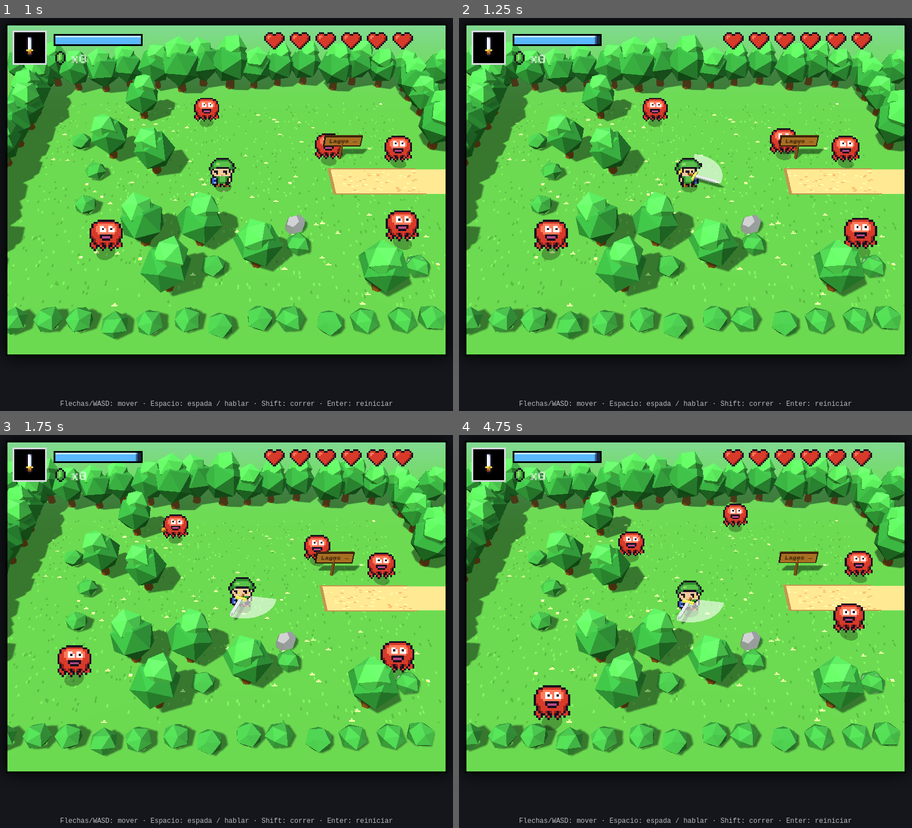
Above: before the commit, frames 1-4 (two rows, left to right).
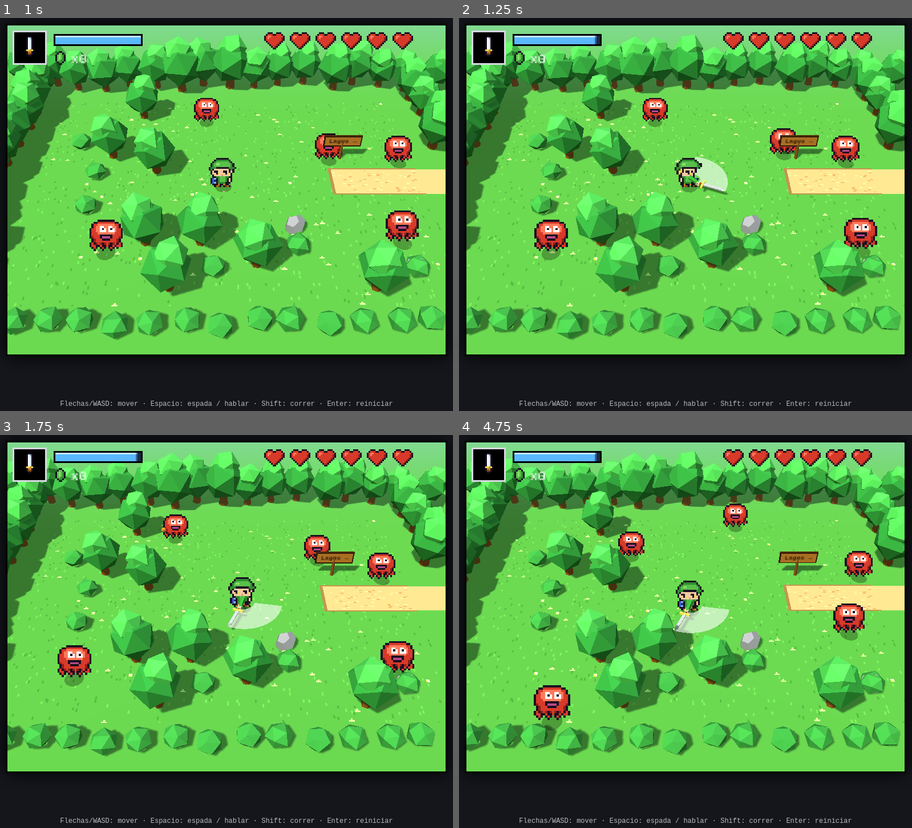
Above: after the commit, the same moments.

Repository: angelo12358/mi-juego-zelda
Game: browser game, page index.html
Same seed, same stepped clock (60 frames per second), same inputs: the game is played once before the commit and once after it.
Inputs (mouse positions are in pixels of both pictures, inside the frame that each line leads up to):
- Up to frame 1 (1 s): click (226, 190) at 0.27 s
- Up to frame 2 (1.25 s): hold Right from 1.03 s (still down); tap Space at 1.1 s
- Up to frame 3 (1.75 s): release Right at 1.53 s; hold Down from 1.58 s (still down); tap Space at 1.6 s
- Up to frame 4 (4.75 s): release Down at 1.85 s; hold Left 1.9-2.47 s; tap Space every 0.5 s from 2.1 to 4.6 s; hold Up 2.52-2.82 s; hold Right 2.87-3.53 s; hold Up 3.58-3.82 s; hold Left 3.87-4.3 s; hold Down 4.35-4.68 s; hold Right from 4.73 s (still down)

Frame 1 is identical in both runs. In frame 2, 0.3% of the frame differs, in the area x 50-60%, y 34-46%; in frame 3, 0.6%; in frame 4, 0.6%, in the area x 47-60%, y 41-51%.

Commit message:
La espada ahora se sostiene con la mano
- La espada sale de un puño (con brazo de manga verde) a un lado del
  cuerpo, a la altura de la cintura, en vez de salir del centro a la
  altura de la cara.
- El brazo sigue el movimiento del tajo y del remolino.
- Alcance del golpe y estela ajustados al nuevo largo.

Co-Authored-By: Claude Opus 5.5 <noreply@anthropic.com>

Diff:
--- a/index.html
+++ b/index.html
@@ -463,7 +463,7 @@
 // ================= ESPADA: TAJO Y REMOLINO =================
 // Toque de Espacio = tajo en arco. Mantener = cargar (la espada brilla).
 // Soltar con la carga llena = remolino: una vuelta completa que golpea todo alrededor.
-const T_TAJO = 14, T_GIRO = 22, T_CARGA = 45, LARGO_ESPADA = 19;
+const T_TAJO = 14, T_GIRO = 22, T_CARGA = 45, LARGO_ESPADA = 23;
 const ANG_DIR = {der:0, abajo:Math.PI/2, izq:Math.PI, arriba:-Math.PI/2};
 // angulo de la espada en el plano del juego (x a la derecha, y hacia abajo)
 function anguloEspada(){
@@ -489,7 +489,7 @@
     });
   } else if (p.atacando>0){
     const a = anguloEspada(), base = ANG_DIR[p.dir];
-    const zonas = [9, LARGO_ESPADA].map(r=>({x:cx+Math.cos(a)*r-4, y:cy+Math.sin(a)*r-4, w:8, h:8}));
+    const zonas = [12, LARGO_ESPADA].map(r=>({x:cx+Math.cos(a)*r-4, y:cy+Math.sin(a)*r-4, w:8, h:8}));
     enemigos.forEach(en=>{ if (en.golpe<=0 && zonas.some(z=>solapa(z,en))) golpear(en, 1, Math.cos(base), Math.sin(base), 20); });
   }
 }
@@ -953,8 +953,11 @@
 // estela blanca que deja la espada al moverse
 const estela = new THREE.Mesh(new THREE.BufferGeometry(),
   new THREE.MeshBasicMaterial({color:'#ffffff', transparent:true, opacity:0.45, depthWrite:false, side:THREE.DoubleSide, fog:false}));
-espada3d.scale.setScalar(1.15);
-escena3d.add(linkObj, espada3d, estela);
+// brazo (manga verde) y puno que sostienen la espada
+const brazo = malla(new THREE.CylinderGeometry(0.09,0.1,1,6), '#2f8f2f', 0,0,0);
+const puno = malla(new THREE.BoxGeometry(0.15,0.15,0.15), '#f2c9a0', 0,0,0);
+const ARRIBA = new THREE.Vector3(0,1,0);
+escena3d.add(linkObj, espada3d, estela, brazo, puno);
 
 pueblo.npcs.forEach(n=>{ n.obj = personaje(n.spr); grupoPueblo.add(n.obj); });
 const cvBurbuja = document.createElement('canvas'); cvBurbuja.width=10; cvBurbuja.height=10;
@@ -1004,10 +1007,20 @@
   const cargando = p.carga>=0 && p.atacando===0 && p.giro===0;
   espada3d.visible = p.atacando>0 || p.giro>0 || cargando;
   estela.visible = p.atacando>0 || p.giro>0;
+  brazo.visible = puno.visible = espada3d.visible;
   if (espada3d.visible){
-    const a = anguloEspada(), yE = piso + 0.42, zc = wz(p.y+p.h/2);
-    espada3d.position.set(lx, yE, zc);
+    // la espada sale de la mano: el hombro esta en el cuerpo y la mano
+    // gira alrededor del personaje siguiendo el golpe
+    const a = anguloEspada(), yE = piso + 0.36;
+    const hombro = new THREE.Vector3(lx, piso + 0.5, lz - 0.05);
+    const mano = new THREE.Vector3(lx + Math.cos(a)*0.38, yE, lz + Math.sin(a)*0.38);
+    espada3d.position.copy(mano);
     espada3d.rotation.set(0, -a, 0);
+    puno.position.copy(mano); puno.rotation.set(0, -a, 0);
+    const tramo = mano.clone().sub(hombro);
+    brazo.position.copy(hombro).addScaledVector(tramo, 0.5);
+    brazo.scale.set(1, tramo.length(), 1);
+    brazo.quaternion.setFromUnitVectors(ARRIBA, tramo.normalize());
     // brillo: sube mientras carga, parpadea azul cuando esta lista y durante el remolino
     let brillo = 0;
     if (cargando) brillo = p.carga>=T_CARGA ? (Math.floor(t/90)%2 ? 1 : 0.5) : p.carga/T_CARGA*0.35;
@@ -1017,8 +1030,8 @@
       const inicio = p.giro>0 ? ANG_DIR[p.dir] : ANG_DIR[p.dir]-1.4;
       const barrido = Math.max(0.05, a - inicio);
       estela.geometry.dispose();
-      estela.geometry = new THREE.RingGeometry(0.3, 1.35, 24, 1, -a, barrido).rotateX(-Math.PI/2);
-      estela.position.set(lx, yE, zc);
+      estela.geometry = new THREE.RingGeometry(0.45, 1.55, 24, 1, -a, barrido).rotateX(-Math.PI/2);
+      estela.position.set(lx, yE, lz);
       estela.material.color.set(p.giro>0 ? '#8fd8ff' : '#ffffff');
       estela.material.opacity = p.giro>0 ? 0.75 : 0.6;
     }
